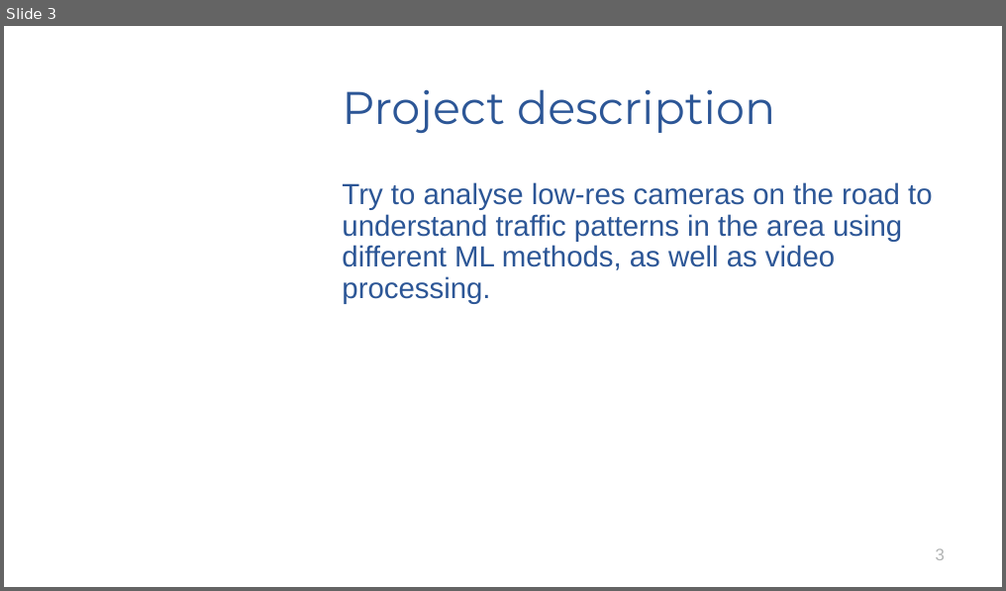
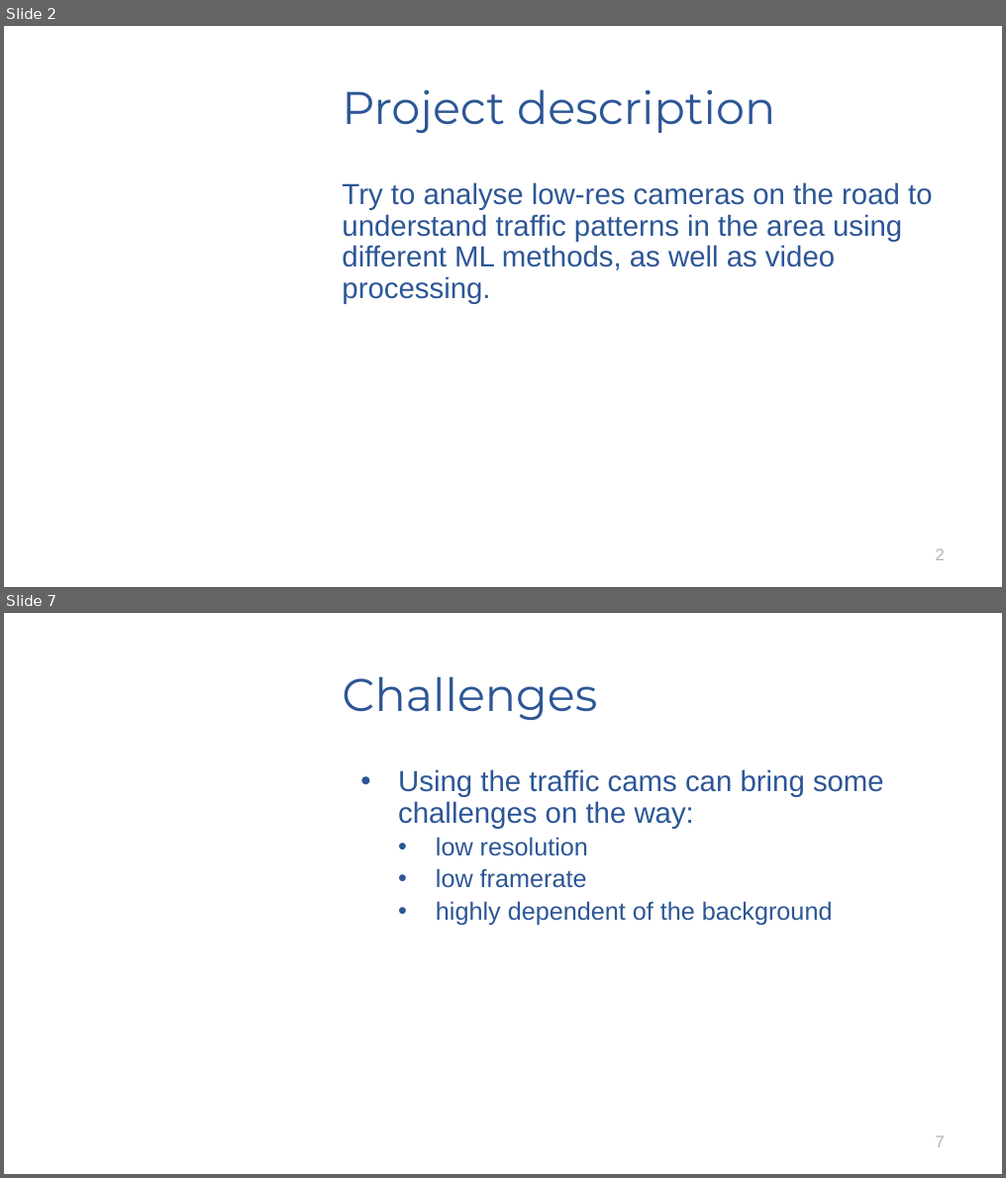
Before and after one commit to wuxuejun0280/ITS_Traffic_Detection, a slide deck: Introduction (1).pptx. Shown one above the other, each under a label of ours: slide 3 before the commit, slides 2 and 7 after it; the slides between them are not shown. The pictures are 1006x591 and 1006x1178 pixels, drawn with LibreOffice and Linux fonts; fonts in the diff are those of the drawing; background and template pictures are left out. Boxes give left, top, right and bottom in pixels: in the first picture for what was removed or moved away, otherwise in the second. Text is boxed around its words. In the diff, an @@ line names an element or a change of style, - is before the commit and + after.

Commit message:
Adding pictures and one slide for challenges that we may face.

```diff
--- a/Introduction (1).pptx
+++ b/Introduction (1).pptx
@@ slide 7 added at <box>4,613,1002,1174</box>, background picture (left out) @@
@@ title added at <box>342,676,597,720</box>, 44 pt, text #2C5696 @@
+Challenges
@@ text added at <box>398,769,884,926</box>, 24 pt, text #2C5696 @@
+• Using the traffic cams can bring some challenges on the way:
+  • low resolution
+  • low framerate
+  • highly dependent of the background
@@ page number added at <box>936,1136,944,1148</box>, 16 pt, text #B1B3B3 @@
+7
@@ what was slide 3 is now slide 2 @@
@@ page number at <box>936,549,944,561</box>: text changed @@
-3
+2
```
Also in this commit, not shown: 2 slides changed, 2 other slides added.
